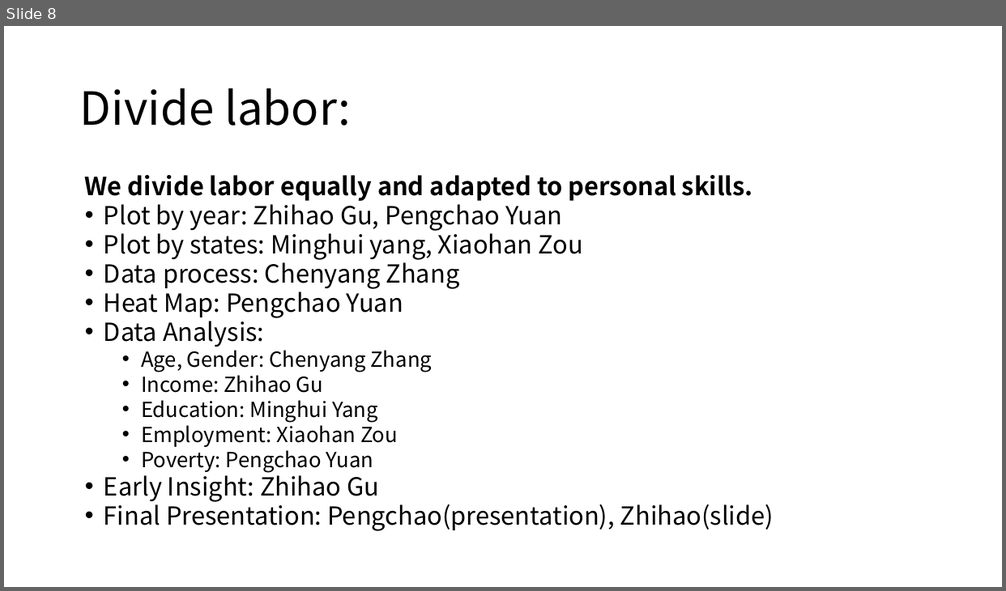
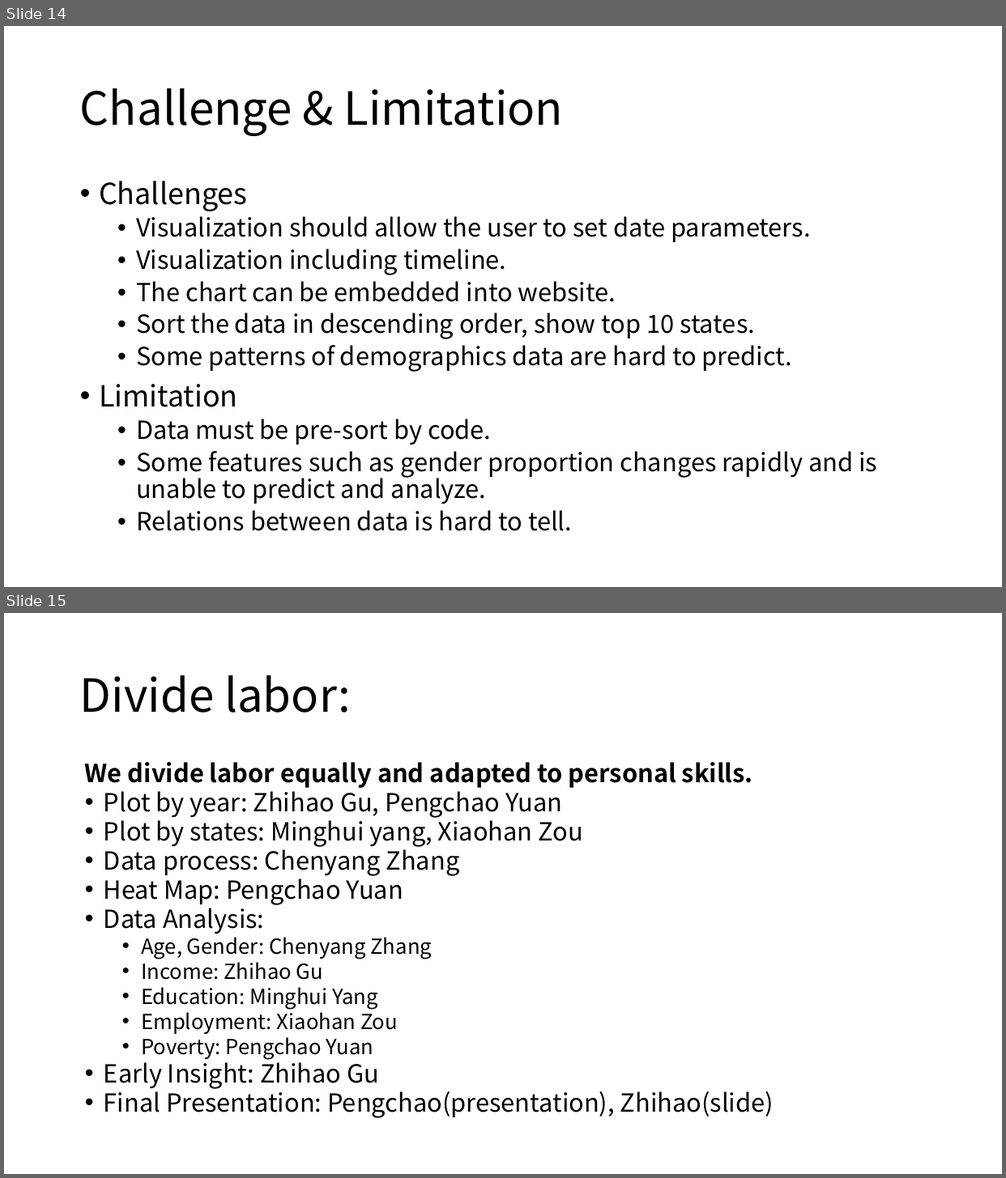
Before and after one commit to BU-Spark/ds-boston-bpda-br-census, a slide deck: Team 3 Project Deliverable/Final Presentation.pptx. Shown one above the other, each under a label of ours: slide 8 before the commit, slides 14 and 15 after it. The pictures are 1006x591 and 1006x1178 pixels, drawn with LibreOffice and Linux fonts; fonts in the diff are those of the drawing. Boxes give left, top, right and bottom in pixels: in the first picture for what was removed or moved away, otherwise in the second. Text is boxed around its words. In the diff, an @@ line names an element or a change of style, - is before the commit and + after.

```diff
--- a/Team 3 Project Deliverable/Final Presentation.pptx
+++ b/Team 3 Project Deliverable/Final Presentation.pptx
@@ slide 14 added at bbox=[4, 26, 1002, 587], background #FFFFFF @@
@@ title added at bbox=[80, 88, 563, 136], 44 pt, text #000000 @@
+Challenge & Limitation
@@ text added at bbox=[99, 181, 877, 531], 24 pt, text #000000 @@
+• Challenges
+  • Visualization should allow the user to set date parameters.
+  • Visualization including timeline.
+  • The chart can be embedded into website.
+  • Sort the data in descending order, show top 10 states.
+  • Some patterns of demographics data are hard to predict.
+• Limitation
+  • Data must be pre-sort by code.
+  • Some features such as gender proportion changes rapidly and is unable to predict and analyze.
+  • Relations between data is hard to tell.
@@ what was slide 8 is now slide 15 @@
```
Also in this commit, not shown: 2 slides changed, 11 other slides added, 4 slides removed, 4 other files.
